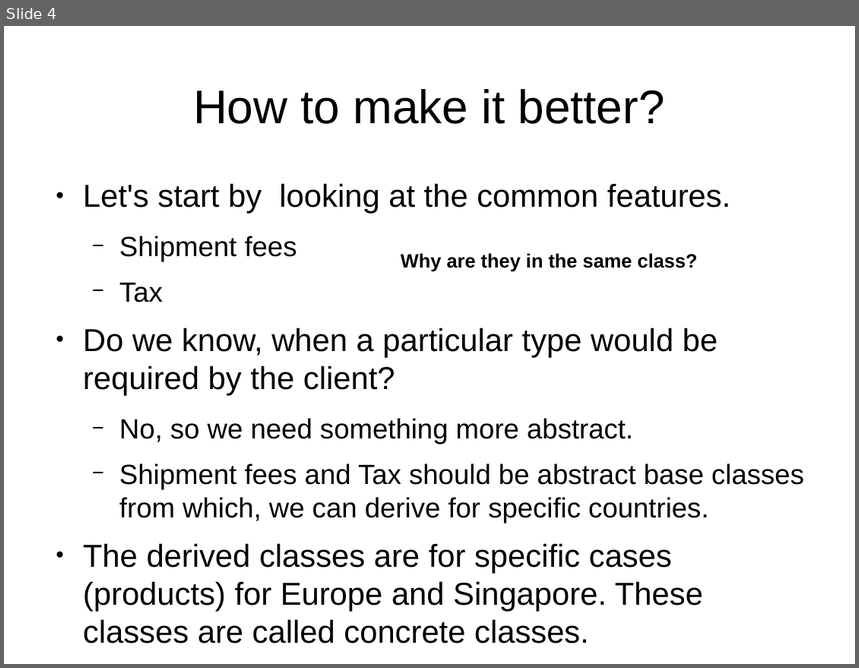
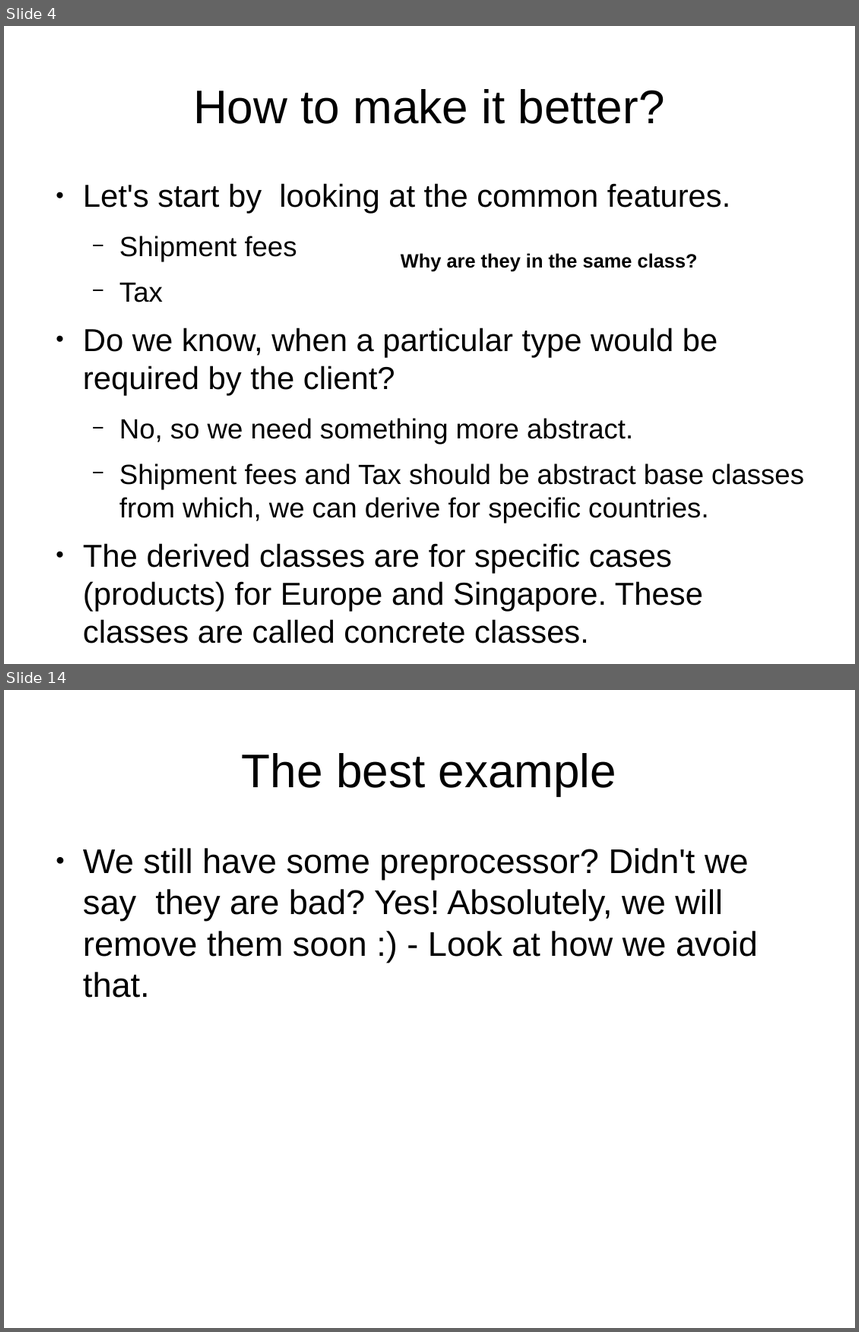
Before and after one commit to kks32/cpp-software-development, a slide deck: Ex1_Design_Pattern_Abstract_Factory/Ex1_Abstract_Factory.odp. Shown one above the other, each under a label of ours: slide 4 before the commit, slides 4 and 14 after it; the slides between them are not shown. The pictures are 859x668 and 859x1332 pixels, drawn with LibreOffice and Linux fonts; fonts in the diff are those of the drawing. Boxes give left, top, right and bottom in pixels: in the first picture for what was removed or moved away, otherwise in the second. Text is boxed around its words. In the diff, an @@ line names an element or a change of style, - is before the commit and + after.

```diff
--- a/Ex1_Design_Pattern_Abstract_Factory/Ex1_Abstract_Factory.odp
+++ b/Ex1_Design_Pattern_Abstract_Factory/Ex1_Abstract_Factory.odp
@@ slide 14 added at [4,690,855,1328], background #FFFFFF @@
@@ title added at [242,753,617,796], 44 pt, text #000000 @@
+The best example
@@ text added at [83,848,758,998], 32 pt, text #000000 @@
+● We still have some preprocessor? Didn't we say they are bad? Yes! Absolutely, we will remove them soon :) - Look at how we avoid that.
```
Also in this commit, not shown: 9 other slides added, 1 other file.
